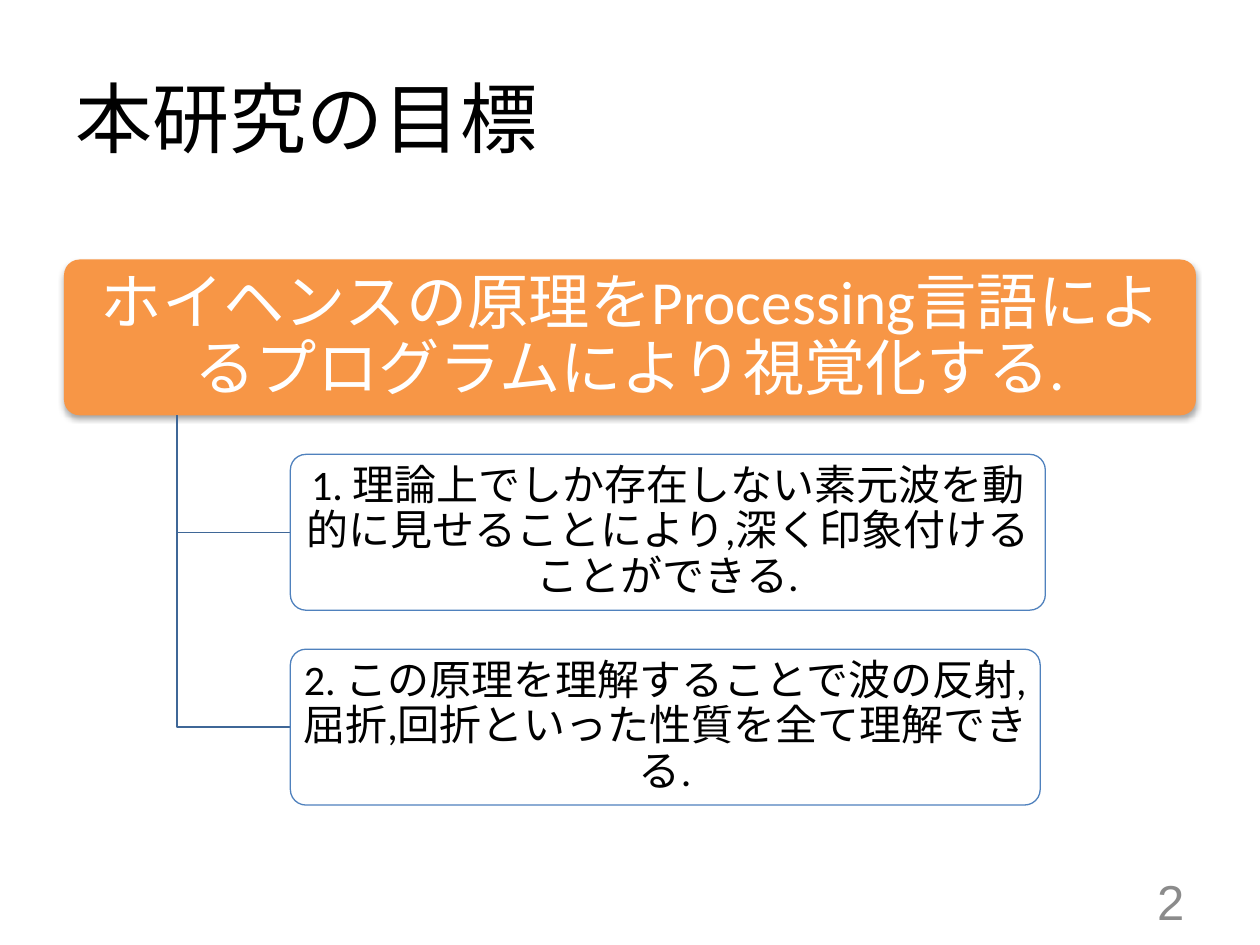
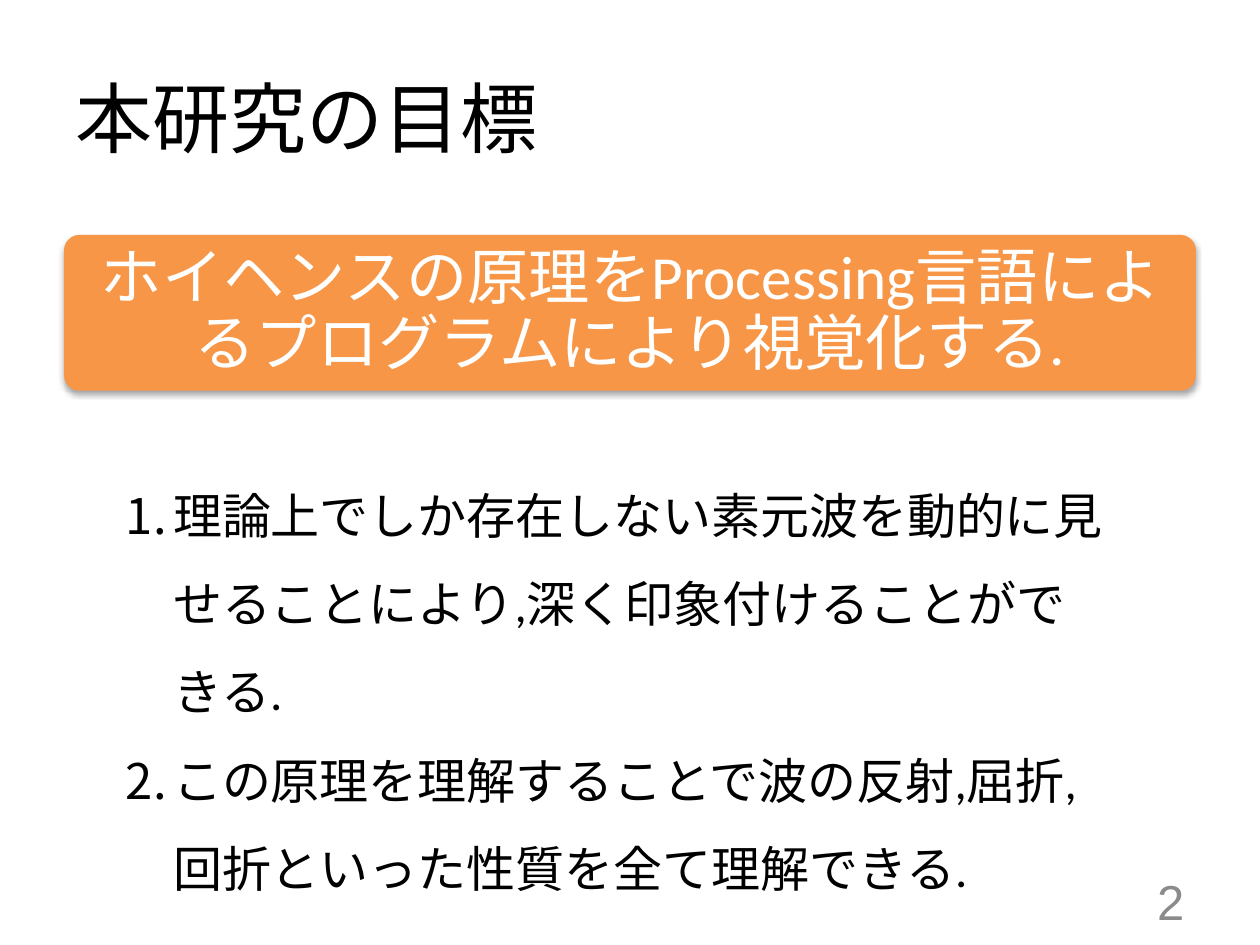
Before and after one commit to Kotaroukg/Murakami_abstract, a slide deck: slide 3 of Murakami_intermediate_announcement.pptx. Drawn at 1260x945 pixels with LibreOffice and Linux fonts; fonts in the diff are those of the drawing. Boxes give left, top, right and bottom in pixels: in the first picture for what was removed or moved away, otherwise in the second. Text is boxed around its words. In the diff, an @@ line names an element or a change of style, - is before the commit and + after.

```diff
--- a/Murakami_intermediate_announcement.pptx
+++ b/Murakami_intermediate_announcement.pptx
@@ rounded rectangle moved from (x1=64, y1=260, x2=1196, y2=416) to (x1=64, y1=234, x2=1196, y2=391) @@
@@ text "ホイヘンスの原理をProcessing言語によるプログラムにより視覚化する." moved from (x1=101, y1=274, x2=1161, y2=340) to (x1=101, y1=249, x2=1161, y2=316) @@
@@ text "理論上でしか存在しない素元波を動的に見せることにより,深く印象付けることができる." at (x1=173, y1=492, x2=1103, y2=891): vertical alignment middle to top @@
@@ text at (x1=173, y1=492, x2=1103, y2=891): text changed; size 24 to 28 pt @@
-1. 理論上でしか存在しない素元波を動的に見せることにより,深く印象付けることができる.
+1. 理論上でしか存在しない素元波を動的に見せることにより,深く印象付けることができる.
+2. この原理を理解することで波の反射,屈折,回折といった性質を全て理解できる.
@@ group removed at (x1=178, y1=416, x2=1045, y2=805): 2 freeform shapes, 2 rounded rectangles, 1 text @@
-2. この原理を理解することで波の反射,屈折,回折といった性質を全て理解できる.
```
Also in this commit, not shown: 1 other slide changed.
